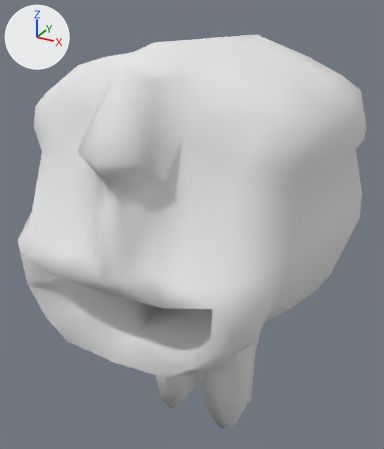
The Blender file Models/fatMonsteer.blend, before and after one commit.
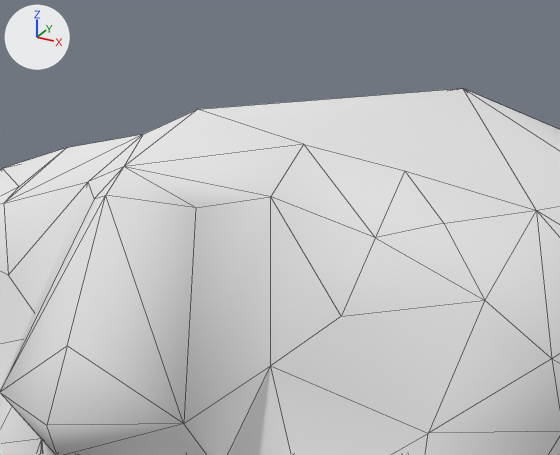
Each version is shown whole from a camera (50 mm lens) standing at (5.11, -10.62, 4.89) and looking at (-0.49, -0.45, -0.19), then close up on the part from 20% to 77% of the width and 0% to 39% of the height. Lighting does not change. The marker at upper left points along +X, +Y and +Z. The close-ups show mesh edges as thin lines.

The scene before the commit, as lines of its bpy script (objects in view):
```python
me_cube = bpy.data.meshes.new('Cube')
me_cube.from_pydata(...)  # 334 vertices, 530 faces, 4 loose edges; spans x -3.3..3.3, y -4.1..5.4, z -3.72..4.42
me_cube.polygons.foreach_set('use_smooth', [True] * 530)
me_cube.materials.append(mat_material)  # white #e7e7e7
ob_cube = bpy.data.objects.new('Cube', me_cube)
ob_cube.location = (0.0, 0.0, 0.0)
ob_cube.rotation_euler = (1.571, 0.0, 3.142)  # degrees (90, 0, 180)
ob_cube.scale = (-1.0, -1.0, -1.0)
```
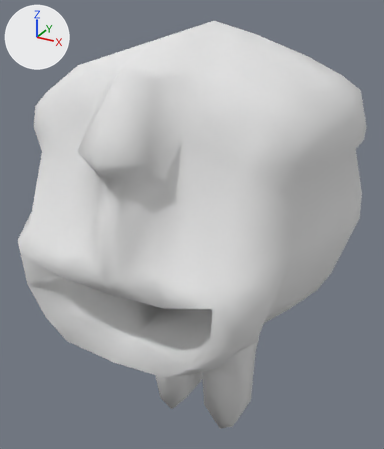
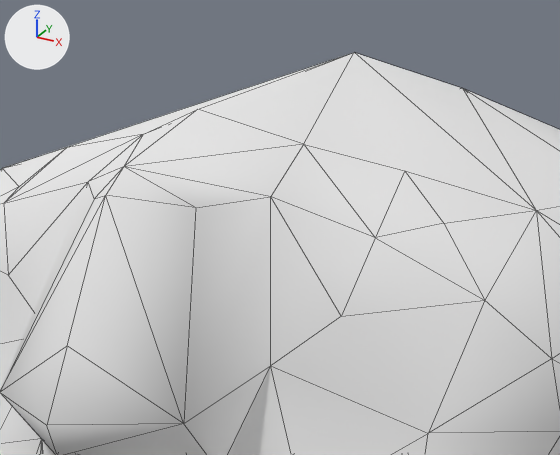
Where the change shows, as pixel boxes [x1, y1, x2, y2] in the close-ups (560 x 455 px):
```json
{"object": "Cube", "change": "reshaped", "before": [0, 89, 560, 455], "after": [0, 53, 560, 455]}
{"part": 1, "of": "me_cube", "change": "added", "after": [10, 53, 536, 210]}
```

Edits to the scene script, one JSON object a line:
```json
{"block": "me_cube", "where": "# used by ob_cube; location = (0.0, 0.0, 0.0); rotation_euler = (1.571, 0.0, 3.142), in degrees (90, 0, 180); scale = (-1.0, -1.0, -1.0)"}
{"op": "remove", "block": "me_cube", "code": "me_cube.from_pydata(...)  # 334 vertices, 530 faces, 4 loose edges; spans x -3.3..3.3, y -4.1..5.4, z -3.72..4.42"}
{"op": "add", "block": "me_cube", "code": "me_cube.from_pydata(...)  # 335 vertices, 534 faces, 4 loose edges; spans x -3.3..3.3, y -4.35..5.4, z -3.72..4.42"}
{"block": "me_cube", "change": "me_cube part 1: 1 vertex added at x 0.0, y -4.35, z 0.4"}
```
